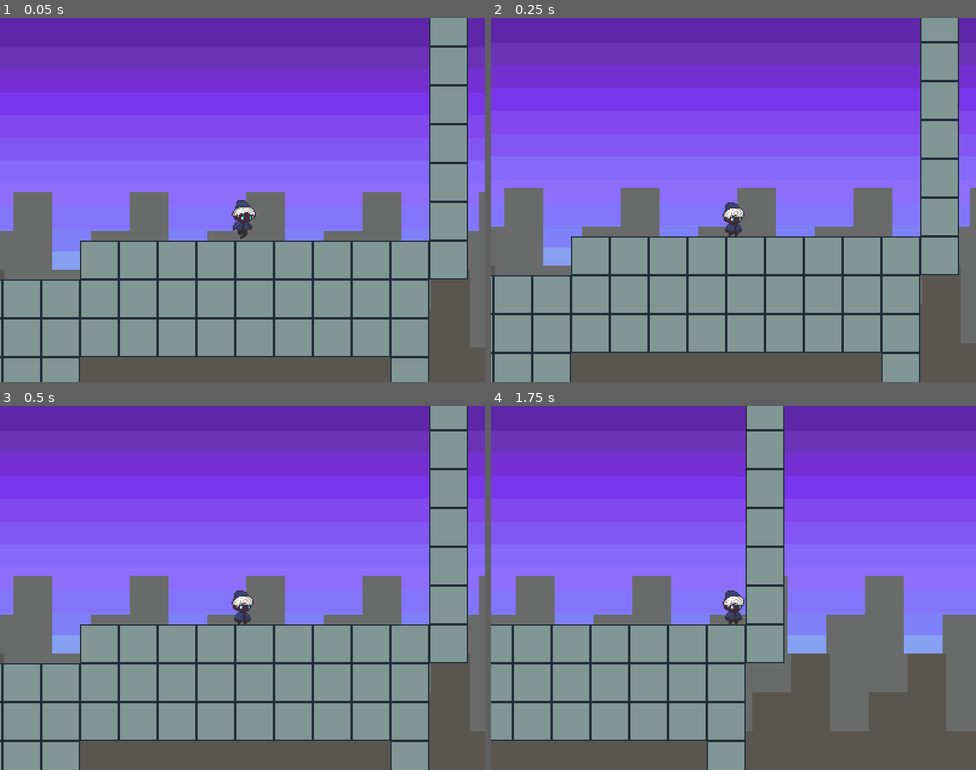
Above: before the commit, frames 1-4 (two rows, left to right).
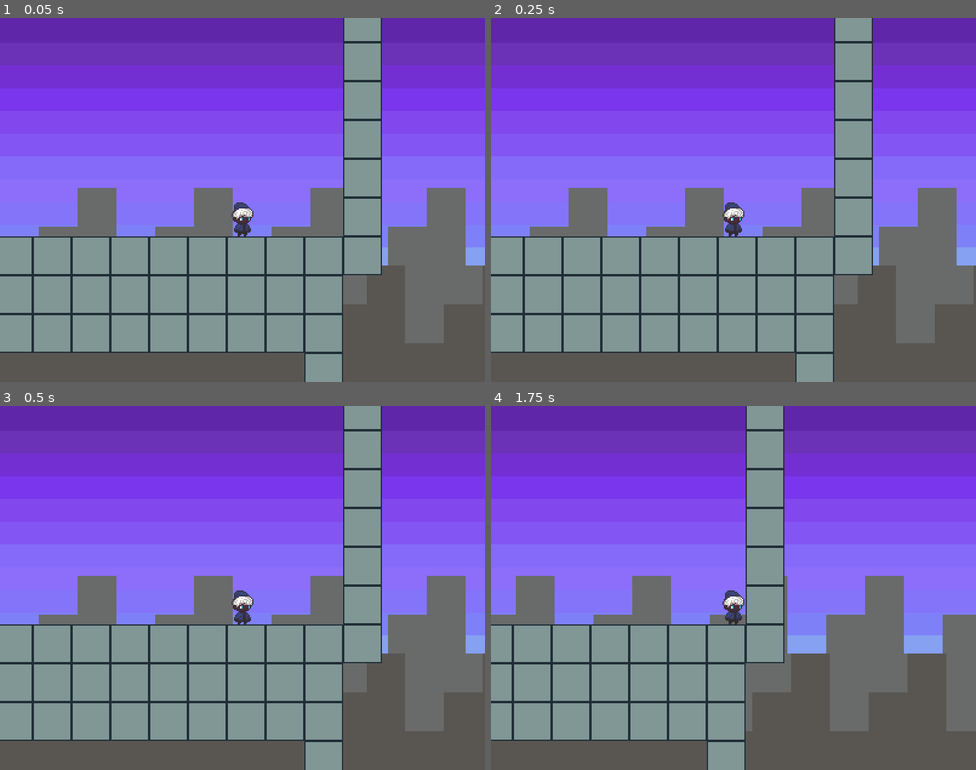
Above: after the commit, the same moments.

Repository: EncryptedCow/AGJ22
Game: Godot game, scene res://levels/pit_level.tscn
Two runs of this game, one before a commit and one after it. Both use one fixed random seed, a clock stepped at 60 frames per second and the inputs below. This scene is started directly instead of the project's main scene.
Inputs:
- Up to frame 1 (0.05 s): no input
- Up to frame 2 (0.25 s): no input
- Up to frame 3 (0.5 s): no input
- Up to frame 4 (1.75 s): tap Enter at 0.5 s; hold D (move_right) from 0.53 s (still down); tap E (interact) at 0.6, 1.35 s; tap W (jump) at 0.77, 1.52 s

The runs differ from the first frame. In frame 1, 35% of the frame differs, in the area x 0-100%, y 0-100%; in frame 2, 29%; in frame 3, 29%; in frame 4, nothing differs.

Commit message:
Adjusted tilemap

Diff:
--- a/levels/pit_level.tscn
+++ b/levels/pit_level.tscn
@@ -6,7 +6,7 @@
 [ext_resource path="res://scripts/pit_level.gd" type="Script" id=4]
 
 [sub_resource type="RectangleShape2D" id=1]
-extents = Vector2( 338, 81.5 )
+extents = Vector2( 40, 40 )
 
 [node name="PitLevel" type="Node2D"]
 script = ExtResource( 4 )
@@ -14,21 +14,19 @@
 [node name="WorldTiles" parent="." instance=ExtResource( 1 )]
 tile_data = PoolIntArray( -262161, 0, 0, -262160, 0, 0, -262159, 0, 0, -262158, 0, 0, -262157, 0, 0, -262156, 0, 0, -26 …(13644 unchanged characters)…
 
-[node name="Player" parent="." instance=ExtResource( 2 )]
-position = Vector2( 1542, 443 )
-
 [node name="PlayerSpawn" parent="." instance=ExtResource( 3 )]
 
+[node name="Player" parent="." instance=ExtResource( 2 )]
+position = Vector2( 1613, 448 )
+
 [node name="LeftSideTrigger" type="Area2D" parent="."]
-position = Vector2( 71, 414 )
+position = Vector2( -433, 472 )
 
 [node name="CollisionShape2D" type="CollisionShape2D" parent="LeftSideTrigger"]
-position = Vector2( -720, 35 )
 shape = SubResource( 1 )
 
 [node name="PitTrigger" type="Area2D" parent="."]
-position = Vector2( 506, 638 )
+position = Vector2( 447, 1182 )
 
 [node name="CollisionShape2D" type="CollisionShape2D" parent="PitTrigger"]
-position = Vector2( -104, 842 )
 shape = SubResource( 1 )
